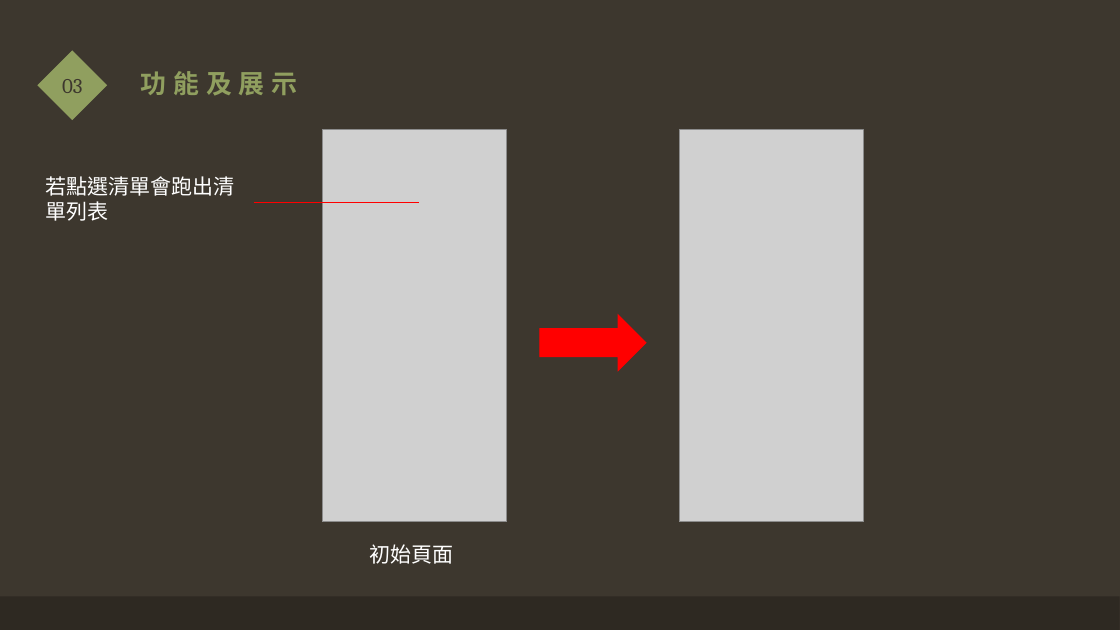
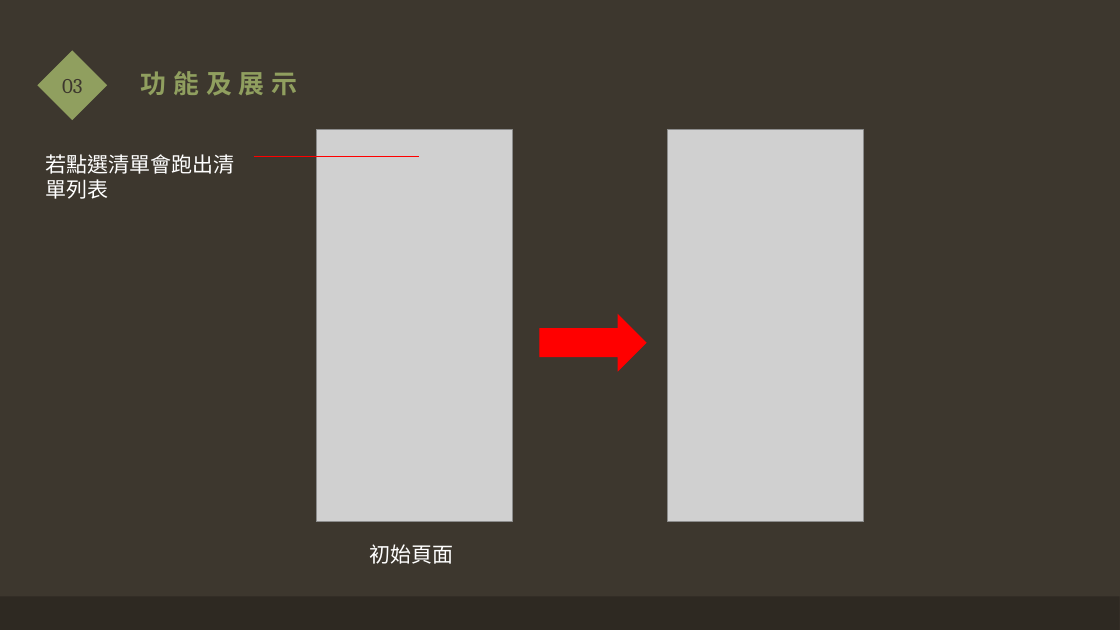
Before and after one commit to asd3013593/FuckingAndroid, a slide deck: slide 8 of 第六組.pptx. Drawn at 1120x630 pixels with LibreOffice and Linux fonts; fonts in the diff are those of the drawing; grey boxes stand for pictures. Boxes give left, top, right and bottom in pixels: in the first picture for what was removed or moved away, otherwise in the second. Text is boxed around its words. In the diff, an @@ line names an element or a change of style, - is before the commit and + after.

```diff
--- a/第六組.pptx
+++ b/第六組.pptx
@@ text "若點選清單會跑出清單列表": place and size @@
-text "若點選清單會跑出清單列表" at <box>46,176,235,221</box>
+text "若點選清單會跑出清單列表" at <box>46,154,235,199</box>
@@ picture: place and size @@
-picture at <box>322,130,507,523</box>
+picture at <box>317,130,513,523</box>
@@ picture: place and size @@
-picture at <box>679,130,864,523</box>
+picture at <box>668,130,864,523</box>
@@ line moved from (254, 202) - (419, 202) to (254, 156) - (419, 156) @@
```
Also in this commit, not shown: 5 other slides changed.
